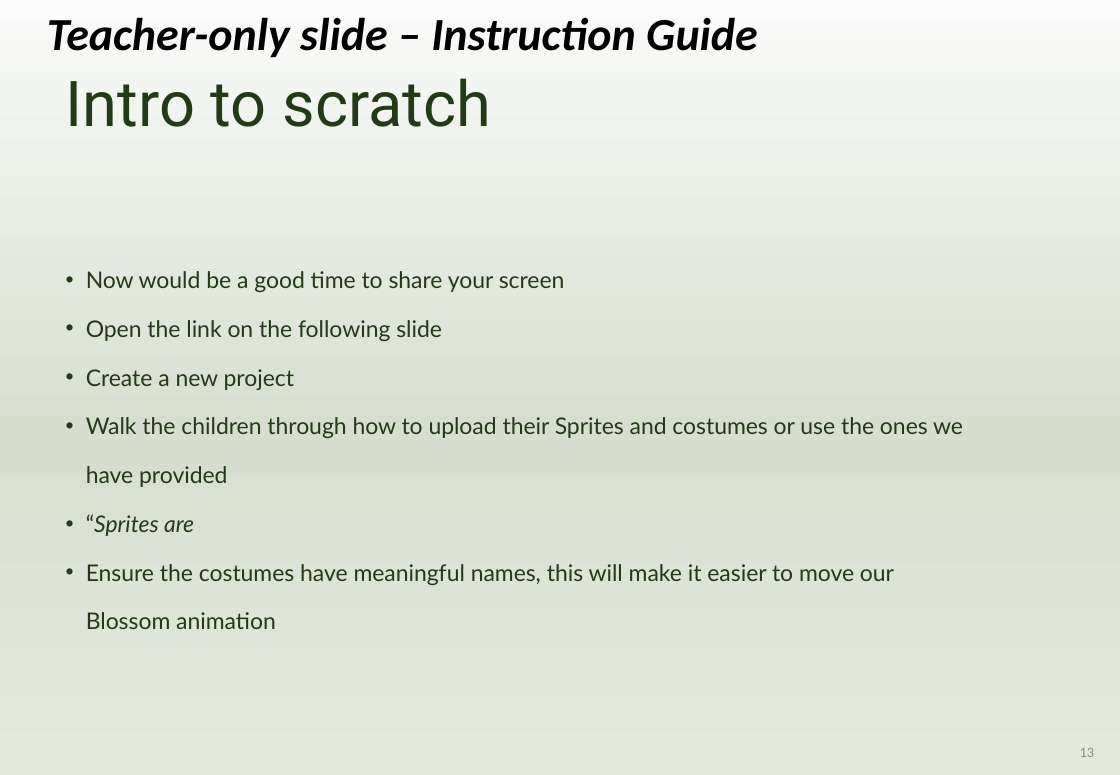
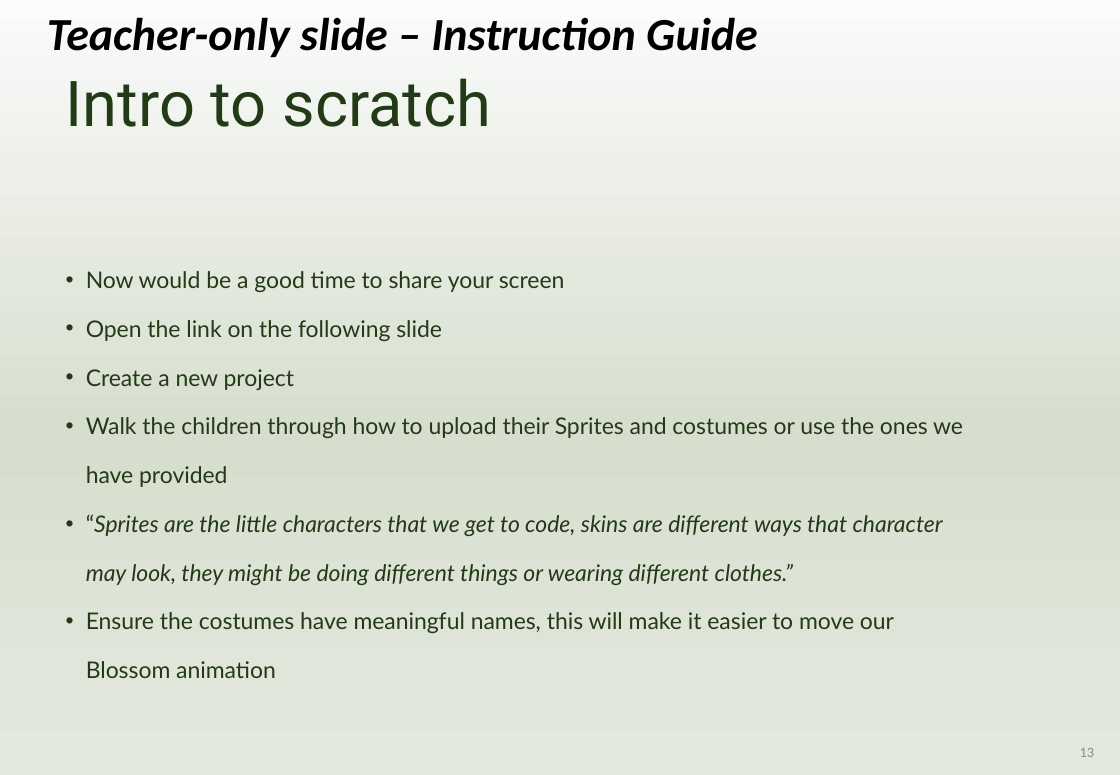
Before and after one commit to OutbackRobots/Outback-Robots-Hub, a slide deck: slide 13 of assets/slides/OutbackRobots_Lesson3_Slides_Coding_Blossom.pptx. Drawn at 1120x775 pixels with LibreOffice and Linux fonts; fonts in the diff are those of the drawing; background and template pictures are left out. Boxes give left, top, right and bottom in pixels: in the first picture for what was removed or moved away, otherwise in the second. Text is boxed around its words. In the diff, an @@ line names an element or a change of style, - is before the commit and + after.

```diff
--- a/assets/slides/OutbackRobots_Lesson3_Slides_Coding_Blossom.pptx
+++ b/assets/slides/OutbackRobots_Lesson3_Slides_Coding_Blossom.pptx
@@ text at (86,514,943,585): text changed @@
-• “Sprites are
+• “Sprites are the little characters that we get to code, skins are different ways that character may look, they might be doing different things or wearing different clothes.”
```
Also in this commit, not shown: 6 other slides changed, 1 slide removed, 1 other file.
